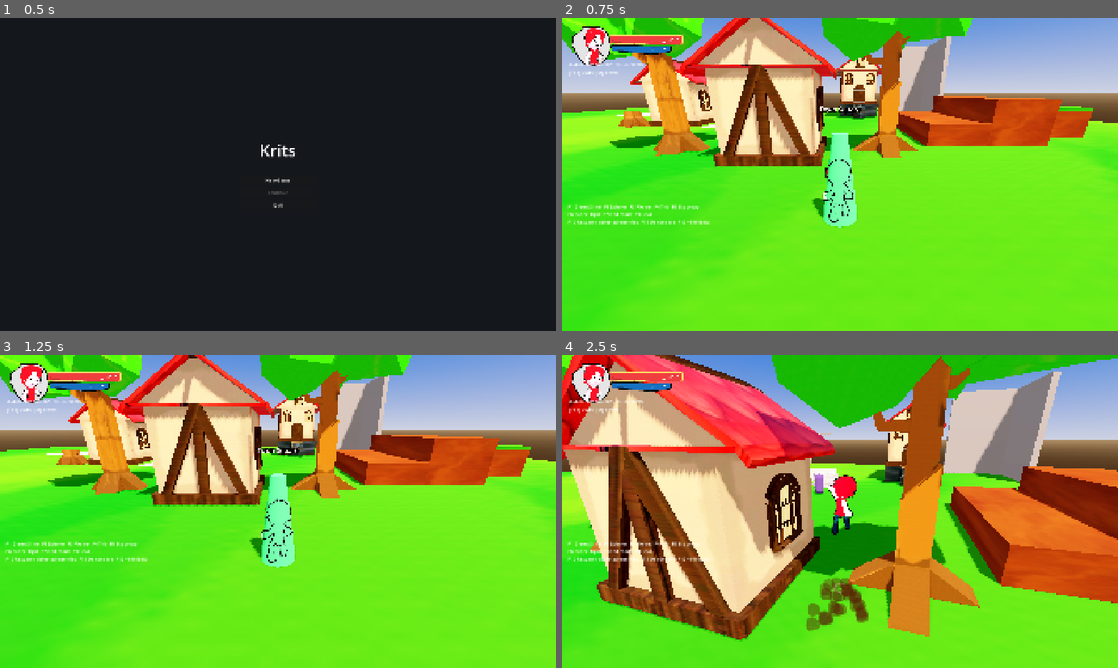
Above: before the commit, frames 1-4 (two rows, left to right).
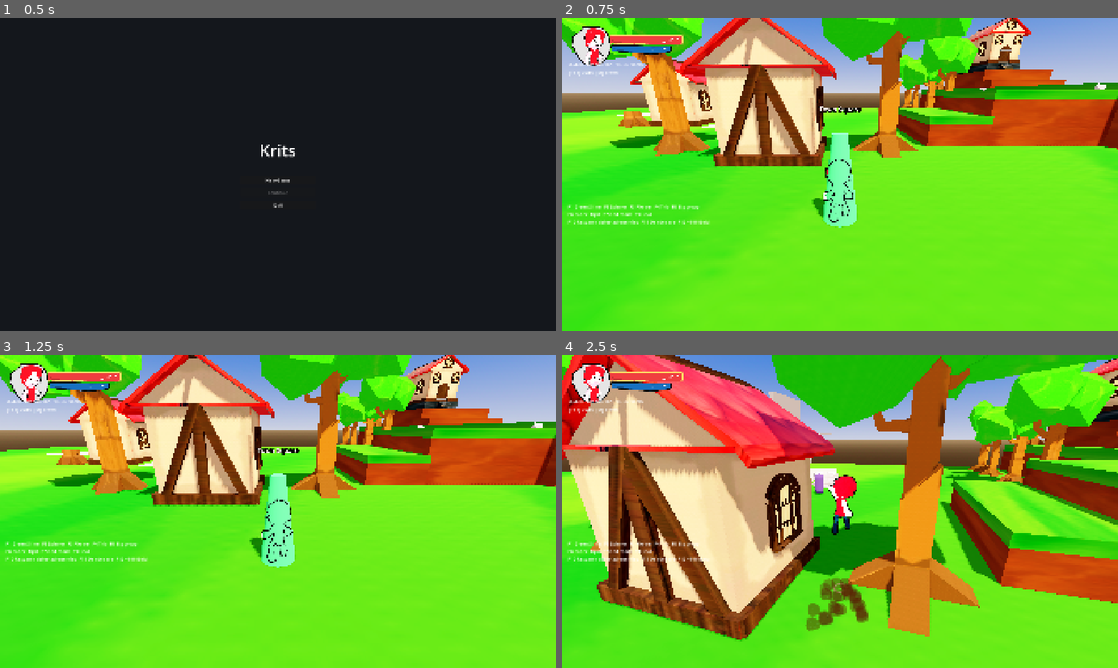
Above: after the commit, the same moments.

Repository: doggoanim/Krits
Game: Godot game, scene res://ui/main_menu.tscn
The game is run twice, just before and just after one commit, with the same random seed, the same clock (stepped at 60 frames per second) and the same inputs.
Inputs (mouse positions are in pixels of both pictures, inside the frame that each line leads up to):
- Up to frame 1 (0.5 s): no input
- Up to frame 2 (0.75 s): click "New Game" at 0.5 s
- Up to frame 3 (1.25 s): no input
- Up to frame 4 (2.5 s): tap Enter at 1.25 s; move the mouse to (867, 511) at 1.27 s; hold Ctrl (crouch_pound) 1.28-2.03 s; hold W (move_forward) from 1.28 s (still down); click (867, 511) at 1.42 s; tap Space (jump) at 1.52, 2.27 s; move the mouse to (812, 511) at 2.02 s; tap E (interact) at 2.1 s

Frame 1 is identical in both runs. In frame 2, 9.1% of the frame differs, in the area x 47-100%, y 0-42%; in frame 3, 9.1%; in frame 4, 16%, in the area x 37-100%, y 1-71%.

Commit message:
a ton of shit

Diff:
--- a/project.godot
+++ b/project.godot
@@ -29,7 +29,7 @@
 
 [editor_plugins]
 
-enabled=PackedStringArray("res://addons/proton_scatter/plugin.cfg", "res://addons/mesh_resize_gizmo/plugin.cfg")
+enabled=PackedStringArray("res://addons/mesh_resize_gizmo/plugin.cfg", "res://addons/proton_scatter/plugin.cfg")
 
 [filesystem]
 
--- a/world/hometown.tscn
+++ b/world/hometown.tscn
@@ -8,9 +8,6 @@
 [ext_resource type="Script" uid="uid://c4mis6pkpkvbk" path="res://world/spawnpoint.gd" id="1_spawn"]
 [ext_resource type="Texture2D" uid="uid://b20u5e8schxwc" path="res://assets/textures/cobblestone_path.jpg" id="2_8ru6n"]
 [ext_resource type="PackedScene" uid="uid://dld5ve85ktgju" path="res://assets/world/lake_chesburg.glb" id="2_l8gsu"]
-[ext_resource type="Script" uid="uid://dt5qsgbm5jvvh" path="res://world/terrain_block.gd" id="4_jq25j"]
-[ext_resource type="Material" path="res://assets/materials/dirt.tres" id="5_n20ul"]
-[ext_resource type="Material" path="res://assets/materials/grass.tres" id="6_iolvd"]
 [ext_resource type="PackedScene" uid="uid://bcrwgpmkdcdkv" path="res://assets/world/rock_1.glb" id="8_cx2cw"]
 [ext_resource type="PackedScene" uid="uid://c18rqgadpyua4" path="res://assets/world/rock_2.glb" id="9_38blh"]
 [ext_resource type="PackedScene" uid="uid://cpqakqbcuurt3" path="res://assets/world/rock_3.glb" id="10_jq25j"]
@@ -18,6 +15,10 @@
 [ext_resource type="PackedScene" uid="uid://3qh41uwbj8kg" path="res://world/water/water.tscn" id="13_8ru6n"]
 [ext_resource type="PackedScene" uid="uid://b7yepay0t2k7j" path="res://assets/world/tree_chesburg_5.glb" id="13_b2jir"]
 [ext_resource type="PackedScene" uid="uid://ivt8hkai4lc4" path="res://assets/world/house_chesburg_1.glb" id="14_6yx7h"]
+[ext_resource type="PackedScene" uid="uid://c43welks1se8g" path="res://assets/world/tree_chesburg_3.glb" id="14_aa14t"]
+[ext_resource type="PackedScene" uid="uid://dwsqlkkxwt0wo" path="res://assets/world/tree_chesburg_4.glb" id="15_256to"]
+[ext_resource type="PackedScene" uid="uid://cysnmjio1ooma" path="res://assets/world/rock_5.glb" id="16_3y8fk"]
+[ext_resource type="PackedScene" uid="uid://ltic5dwj7165" path="res://assets/world/rock_4.glb" id="17_lybmh"]
 [ext_resource type="PackedScene" uid="uid://chhgtlftglyvi" path="res://assets/world/house_chesburg_2.glb" id="17_qxovf"]
 [ext_resource type="Shader" uid="uid://cr440h5lag4q3" path="res://world/water/water.gdshader" id="18_water2_shader"]
 [ext_resource type="Texture2D" uid="uid://dkrydxsdd4k7r" path="res://assets/textures/water.jpg" id="19_water2_tex"]
@@ -44,11 +45,14 @@
 [sub_resource type="PlaneMesh" id="PlaneMesh_8ru6n"]
 size = Vector2(21.015, 6.185)
 
-[sub_resource type="BoxShape3D" id="Shape_PathNS"]
-size = Vector3(4, 0.05, 44)
-
-[sub_resource type="BoxShape3D" id="Shape_PathEW"]
-size = Vector3(44, 0.05, 4)
+[sub_resource type="BoxMesh" id="BoxMesh_bf34x"]
+size = Vector3(10.715, 0.35, 12.595)
+
+[sub_resource type="BoxShape3D" id="BoxShape3D_gka81"]
+size = Vector3(10.715, 0.35, 12.595)
+
+[sub_resource type="BoxShape3D" id="BoxShape3D_70bq6"]
+size = Vector3(10.715, 0.35, 12.595)
 
 [sub_resource type="StandardMaterial3D" id="Mat_HillStep"]
 albedo_color = Color(0.6509804, 0.42745098, 0.11372549, 1)
@@ -58,31 +62,37 @@
 size = Vector3(4, 1.5, 10)
 
 [sub_resource type="BoxShape3D" id="BoxShape3D_jq25j"]
+size = Vector3(4, 1.9360352, 10)
+
+[sub_resource type="BoxMesh" id="BoxMesh_iolvd"]
+size = Vector3(4.0473633, 0.5242285, 10.28019)
+
+[sub_resource type="BoxMesh" id="Mesh_Step2"]
+size = Vector3(8.15181, 3.4977093, 9.263184)
+
+[sub_resource type="BoxShape3D" id="BoxShape3D_3y8fk"]
+size = Vector3(8.15181, 3.5372314, 9.263184)
+
+[sub_resource type="BoxMesh" id="BoxMesh_lybmh"]
+size = Vector3(8.0849, 0.5242285, 9.320946)
+
+[sub_resource type="BoxMesh" id="BoxMesh_jq25j"]
+size = Vector3(14.243564, 3, 38)
+
+[sub_resource type="BoxShape3D" id="BoxShape3D_23sea"]
+size = Vector3(14.243564, 4.0009766, 38)
+
+[sub_resource type="BoxMesh" id="BoxMesh_23sea"]
+size = Vector3(14.243564, 1, 38)
+
+[sub_resource type="BoxShape3D" id="BoxShape3D_n20ul"]
 size = Vector3(4, 1.5, 10)
 
-[sub_resource type="BoxMesh" id="Mesh_Step2"]
-size = Vector3(4, 3, 10)
-
-[sub_resource type="BoxShape3D" id="BoxShape3D_23sea"]
-size = Vector3(4, 3, 10)
-
-[sub_resource type="BoxMesh" id="BoxMesh_bf34x"]
-size = Vector3(10.715, 0.35, 12.595)
-
-[sub_resource type="BoxShape3D" id="BoxShape3D_gka81"]
-size = Vector3(10.715, 0.35, 12.595)
-
-[sub_resource type="BoxShape3D" id="BoxShape3D_70bq6"]
-size = Vector3(10.715, 0.35, 12.595)
-
-[sub_resource type="BoxMesh" id="BoxMesh_aa14t"]
-size = Vector3(4, 2, 4)
-
-[sub_resource type="BoxMesh" id="BoxMesh_256to"]
-size = Vector3(4, 0.3, 4)
-
-[sub_resource type="BoxShape3D" id="BoxShape3D_3y8fk"]
-size = Vector3(4, 2.3, 4)
+[sub_resource type="BoxMesh" id="BoxMesh_n20ul"]
+size = Vector3(12.253815, 3, 10)
+
+[sub_resource type="BoxShape3D" id="BoxShape3D_iolvd"]
+size = Vector3(12.253815, 3, 10)
 
 [sub_resource type="ShaderMaterial" id="ShaderMaterial_qjukg"]
 render_priority = 0
@@ -168,85 +178,114 @@
 material_override = SubResource("StandardMaterial3D_6yx7h")
 mesh = SubResource("PlaneMesh_8ru6n")
 
-[node name="PathNS" type="StaticBody3D" parent="Terrain" unique_id=665892165]
-transform = Transform3D(1, 0, 0, 0, 1, 0, 0, 0, 1, 0, 0.01, 0)
-collision_layer = 129
-
-[node name="Collision" type="CollisionShape3D" parent="Terrain/PathNS" unique_id=971774053]
-shape = SubResource("Shape_PathNS")
-
-[node name="PathEW" type="StaticBody3D" parent="Terrain" unique_id=2008051788]
-transform = Transform3D(1, 0, 0, 0, 1, 0, 0, 0, 1, 0, 0.01, 0)
-collision_layer = 129
-
-[node name="Collision" type="CollisionShape3D" parent="Terrain/PathEW" unique_id=1809330523]
-shape = SubResource("Shape_PathEW")
-
-[node name="Hill" type="Node3D" parent="Terrain" unique_id=993983351]
-
-[node name="Step1" type="StaticBody3D" parent="Terrain/Hill" unique_id=467105897]
+[node name="Path3" type="StaticBody3D" parent="Terrain" unique_id=1494339214]
+transform = Transform3D(-4.371139e-08, 0, -1, 0, 1, 0, 1, 0, -4.371139e-08, 34.70467, 4.0151296, -5.5785627)
+collision_layer = 129
+
+[node name="Mesh" type="MeshInstance3D" parent="Terrain/Path3" unique_id=1473080266]
+transform = Transform3D(1, 0, 0, 0, 1, 0, 0, 0, 1, 0.00048160553, 0, 1.0220757)
+material_override = SubResource("StandardMaterial3D_6yx7h")
+mesh = SubResource("PlaneMesh_8ru6n")
+
+[node name="SLOPE" type="StaticBody3D" parent="Terrain" unique_id=706873338]
+transform = Transform3D(1, 0, 0, 0, 0.7175379, -0.6965196, 0, 0.6965196, 0.7175379, -15.957043, 1.6517792, -36.796364)
+
+[node name="MeshInstance3D" type="MeshInstance3D" parent="Terrain/SLOPE" unique_id=1707694586]
+mesh = SubResource("BoxMesh_bf34x")
+
+[node name="CollisionShape3D" type="CollisionShape3D" parent="Terrain/SLOPE" unique_id=382698887]
+shape = SubResource("BoxShape3D_gka81")
+
+[node name="SLOPE2" type="StaticBody3D" parent="Terrain" unique_id=1264340287]
+transform = Transform3D(1, 0, 0, 0, 0.999347, -0.036133796, 0, 0.036133796, 0.999347, -15.957043, 1.6517792, -36.796364)
+
+[node name="MeshInstance3D" type="MeshInstance3D" parent="Terrain/SLOPE2" unique_id=1197038778]
+transform = Transform3D(1, 0, 0, 0, 1, 0, 0, 0, 1, -1.1604843, 4.194363, -10.870823)
+mesh = SubResource("BoxMesh_bf34x")
+
+[node name="CollisionShape3D" type="CollisionShape3D" parent="Terrain/SLOPE2" unique_id=958427448]
+transform = Transform3D(1, 0, 0, 0, 1, 0, 0, 0, 1, -1.1604843, 4.194363, -10.870823)
+shape = SubResource("BoxShape3D_70bq6")
+
+[node name="Step1" type="StaticBody3D" parent="Terrain" unique_id=467105897]
 transform = Transform3D(1, 0, 0, 0, 1, 0, 0, 0, 1, 13.64595, 0.75, 0)
 collision_layer = 129
 
-[node name="Mesh" type="MeshInstance3D" parent="Terrain/Hill/Step1" unique_id=1670024902]
+[node name="Mesh" type="MeshInstance3D" parent="Terrain/Step1" unique_id=1670024902]
 transform = Transform3D(1, 0, 0, 0, 1, 0, 0, 0, 1, 2.1522923, 0, 0)
 material_override = SubResource("Mat_HillStep")
 mesh = SubResource("Mesh_Step1")
 
-[node name="CollisionShape3D" type="CollisionShape3D" parent="Terrain/Hill/Step1" unique_id=49821174]
-transform = Transform3D(1, 0, 0, 0, 1, 0, 0, 0, 1, 2.1522923, 0, 0)
+[node name="CollisionShape3D" type="CollisionShape3D" parent="Terrain/Step1" unique_id=49821174]
+transform = Transform3D(1, 0, 0, 0, 1, 0, 0, 0, 1, 2.1522923, 0.21801758, 0)
 shape = SubResource("BoxShape3D_jq25j")
 
-[node name="Step2" type="StaticBody3D" parent="Terrain/Hill" unique_id=1560727371]
+[node name="Mesh4" type="MeshInstance3D" parent="Terrain/Step1" unique_id=650264295]
+transform = Transform3D(1, 0, 0, 0, 1, 0, 0, 0, 1, 2.1230335, 0.9310019, -0.072203875)
+material_override = SubResource("Mat_Grass")
+mesh = SubResource("BoxMesh_iolvd")
+
+[node name="Step2" type="StaticBody3D" parent="Terrain" unique_id=1560727371]
 transform = Transform3D(1, 0, 0, 0, 1, 0, 0, 0, 1, 17.64595, 1.5, 0)
 collision_layer = 129
 
-[node name="Mesh" type="MeshInstance3D" parent="Terrain/Hill/Step2" unique_id=1764182827]
+[node name="Mesh" type="MeshInstance3D" parent="Terrain/Step2" unique_id=1764182827]
+transform = Transform3D(1, 0, 0, 0, 1, 0, 0, 0, 1, 4.2032948, 0.24885464, 0.091501)
+material_override = SubResource("Mat_HillStep")
+mesh = SubResource("Mesh_Step2")
+
+[node name="CollisionShape3D" type="CollisionShape3D" parent="Terrain/Step2" unique_id=449657257]
+transform = Transform3D(1, 0, 0, 0, 1, 0, 0, 0, 1, 4.2032948, 0.26861572, 0.091501)
+shape = SubResource("BoxShape3D_3y8fk")
+
+[node name="Mesh3" type="MeshInstance3D" parent="Terrain/Step2" unique_id=956271447]
+transform = Transform3D(1, 0, 0, 0, 1, 0, 0, 0, 1, 4.145855, 1.7621138, 0.07311559)
+material_override = SubResource("Mat_Grass")
+mesh = SubResource("BoxMesh_lybmh")
+
+[node name="Step5" type="StaticBody3D" parent="Terrain" unique_id=1796732452]
+transform = Transform3D(1, 0, 0, 0, 1, 0, 0, 0, 1, 21.64595, 1.5, 0)
+collision_layer = 129
+
+[node name="Mesh" type="MeshInstance3D" parent="Terrain/Step5" unique_id=1618336749]
+transform = Transform3D(1, 0, 0, 0, 1, 0, 0, 0, 1, 11.274075, 0, -13.433002)
+material_override = SubResource("Mat_HillStep")
+mesh = SubResource("BoxMesh_jq25j")
+
+[node name="CollisionShape3D" type="CollisionShape3D" parent="Terrain/Step5" unique_id=273783327]
+transform = Transform3D(1, 0, 0, 0, 1, 0, 0, 0, 1, 11.274075, 0.5004883, -13.433002)
+shape = SubResource("BoxShape3D_23sea")
+
+[node name="Mesh2" type="MeshInstance3D" parent="Terrain/Step5" unique_id=129783174]
+transform = Transform3D(1, 0, 0, 0, 1, 0, 0, 0, 1, 11.274075, 2, -13.433002)
+material_override = SubResource("Mat_Grass")
+mesh = SubResource("BoxMesh_23sea")
+
+[node name="Step3" type="StaticBody3D" parent="Terrain" unique_id=484370805]
+transform = Transform3D(-4.371139e-08, 0, 1, 0, 1, 0, -1, 0, -4.371139e-08, 33.55571, 4.289325, -13)
+collision_layer = 129
+
+[node name="Mesh" type="MeshInstance3D" parent="Terrain/Step3" unique_id=1068675109]
 transform = Transform3D(1, 0, 0, 0, 1, 0, 0, 0, 1, 2.1522923, 0, 0)
 material_override = SubResource("Mat_HillStep")
-mesh = SubResource("Mesh_Step2")
-
-[node name="CollisionShape3D" type="CollisionShape3D" parent="Terrain/Hill/Step2" unique_id=757643369]
+mesh = SubResource("Mesh_Step1")
+
+[node name="CollisionShape3D" type="CollisionShape3D" parent="Terrain/Step3" unique_id=1333029340]
 transform = Transform3D(1, 0, 0, 0, 1, 0, 0, 0, 1, 2.1522923, 0, 0)
-shape = SubResource("BoxShape3D_23sea")
-
-[node name="SLOPE" type="StaticBody3D" parent="Terrain" unique_id=706873338]
-transform = Transform3D(1, 0, 0, 0, 0.7175379, -0.6965196, 0, 0.6965196, 0.7175379, -15.957043, 1.6517792, -36.796364)
-
-[node name="MeshInstance3D" type="MeshInstance3D" parent="Terrain/SLOPE" unique_id=1707694586]
-mesh = SubResource("BoxMesh_bf34x")
-
-[node name="CollisionShape3D" type="CollisionShape3D" parent="Terrain/SLOPE" unique_id=382698887]
-shape = SubResource("BoxShape3D_gka81")
-
-[node name="SLOPE2" type="StaticBody3D" parent="Terrain" unique_id=1264340287]
-transform = Transform3D(1, 0, 0, 0, 0.999347, -0.036133796, 0, 0.036133796, 0.999347, -15.957043, 1.6517792, -36.796364)
-
-[node name="MeshInstance3D" type="MeshInstance3D" parent="Terrain/SLOPE2" unique_id=1197038778]
-transform = Transform3D(1, 0, 0, 0, 1, 0, 0, 0, 1, -1.1604843, 4.194363, -10.870823)
-mesh = SubResource("BoxMesh_bf34x")
-
-[node name="CollisionShape3D" type="CollisionShape3D" parent="Terrain/SLOPE2" unique_id=958427448]
-transform = Transform3D(1, 0, 0, 0, 1, 0, 0, 0, 1, -1.1604843, 4.194363, -10.870823)
-shape = SubResource("BoxShape3D_70bq6")
-
-[node name="StaticBody3D" type="StaticBody3D" parent="Terrain" unique_id=776440607]
-transform = Transform3D(1, 0, 0, 0, 1, 0, 0, 0, 1, 25.245708, 0.008936524, 0)
-script = ExtResource("4_jq25j")
-
-[node name="Dirt" type="MeshInstance3D" parent="Terrain/StaticBody3D" unique_id=1850642042]
-transform = Transform3D(1, 0, 0, 0, 1, 0, 0, 0, 1, 0, 1, 0)
-material_override = ExtResource("5_n20ul")
-mesh = SubResource("BoxMesh_aa14t")
-
-[node name="Grass" type="MeshInstance3D" parent="Terrain/StaticBody3D" unique_id=893305111]
-transform = Transform3D(1, 0, 0, 0, 1, 0, 0, 0, 1, 0, 2.15, 0)
-material_override = ExtResource("6_iolvd")
-mesh = SubResource("BoxMesh_256to")
-
-[node name="Collision" type="CollisionShape3D" parent="Terrain/StaticBody3D" unique_id=533552523]
-transform = Transform3D(1, 0, 0, 0, 1, 0, 0, 0, 1, 0, 1.15, 0)
-shape = SubResource("BoxShape3D_3y8fk")
+shape = SubResource("BoxShape3D_n20ul")
+
+[node name="Step4" type="StaticBody3D" parent="Terrain" unique_id=1910765987]
+transform = Transform3D(-4.371139e-08, 0, 1, 0, 1, 0, -1, 0, -4.371139e-08, 33.55571, 5.039325, -17)
+collision_layer = 129
+
+[node name="Mesh" type="MeshInstance3D" parent="Terrain/Step4" unique_id=1160764313]
+transform = Transform3D(1, 0, 0, 0, 1, 0, 0, 0, 1, 6.1522923, 0, 1.1339912)
+material_override = SubResource("Mat_HillStep")
+mesh = SubResource("BoxMesh_n20ul")
+
+[node name="CollisionShape3D" type="CollisionShape3D" parent="Terrain/Step4" unique_id=1560313973]
+transform = Transform3D(1, 0, 0, 0, 1, 0, 0, 0, 1, 6.1522923, 0, 1.1339912)
+shape = SubResource("BoxShape3D_iolvd")
 
 [node name="Buildings" type="Node3D" parent="." unique_id=1303486059]
 
@@ -256,6 +295,15 @@
 [node name="Props" type="Node3D" parent="." unique_id=1770766056]
 
 [node name="Trees" type="Node3D" parent="Props" unique_id=1738221840]
+
+[node name="tree_chesburg_1" parent="Props/Trees" unique_id=1584612525 instance=ExtResource("10_qjukg")]
+transform = Transform3D(1, 0, 0, 0, 1, 0, 0, 0, 1, -1.8948269, 0.035000093, 5.927323)
+
+[node name="tree_chesburg_5" parent="Props/Trees" unique_id=1441782480 instance=ExtResource("13_b2jir")]
+transform = Transform3D(1, 0, 0, 0, 1, 0, 0, 0, 1, 10.85676, 4.7683716e-07, 5.866437)
+
+[node name="tree_stump_2" parent="Props/Trees" unique_id=2068122639 instance=ExtResource("20_jq25j")]
+transform = Transform3D(1, 0, 0, 0, 1, 0, 0, 0, 1, -14.384615, 0, -5.26506)
 
 [node name="Water" parent="Props" unique_id=2126579471 instance=ExtResource("13_8ru6n")]
 transform = Transform3D(1, 0, 0, 0, 1, 0, 0, 0, 1, 5.2104874, 4.1793137, 34.901344)
@@ -273,6 +321,27 @@
 
 [node name="rock_3" parent="Props" unique_id=2115035763 instance=ExtResource("10_jq25j")]
 transform = Transform3D(1, 0, 0, 0, 1, 0, 0, 0, 1, 0.90913105, 0.043483734, 4.8624578)
+
+[node name="tree_chesburg_3" parent="Props" unique_id=538649185 instance=ExtResource("14_aa14t")]
+transform = Transform3D(1, 0, 0, 0, 1, 0, 0, 0, 1, 28, 4, -29)
+
+[node name="tree_chesburg_4" parent="Props" unique_id=1514547173 instance=ExtResource("15_256to")]
+transform = Transform3D(0.49999997, 0, 0.86602545, 0, 1, 0, -0.86602545, 0, 0.49999997, 22, 0, -29)
+
+[node name="tree_chesburg_5" parent="Props" unique_id=1693697992 instance=ExtResource("13_b2jir")]
+transform = Transform3D(0.80999994, 0, 0, 0, 0.8, 0, 0, 0, 0.80999994, 22, 0, -24)
+
+[node name="tree_chesburg_1" parent="Props" unique_id=1483444084 instance=ExtResource("10_qjukg")]
+transform = Transform3D(1, 0, 0, 0, 0.9, 0, 0, 0, 1, 22, 0, -17)
+
+[node name="tree_chesburg_6" parent="Props" unique_id=1406722410 instance=ExtResource("14_aa14t")]
+transform = Transform3D(1, 0, 0, 0, 1, 0, 0, 0, 1, 22, 0, -11)
+
+[node name="rock_5" parent="Props" unique_id=201820813 instance=ExtResource("16_3y8fk")]
+transform = Transform3D(1, 0, 0, 0, 1, 0, 0, 0, 1, 25, 3.586278, 4)
+
+[node name="rock_4" parent="Props" unique_id=163732373 instance=ExtResource("17_lybmh")]
+transform = Transform3D(1, 0, 0, 0, 1, 0, 0, 0, 1, 21, 3.586125, -2)
 
 [node name="NPCs" type="Node3D" parent="." unique_id=298095596]
 
@@ -318,6 +387,7 @@
 display_name = "Hilltop"
 
 [node name="Debug" type="Node3D" parent="." unique_id=419982432]
+transform = Transform3D(1, 0, 0, 0, 1, 0, 0, 0, 1, -31.820147, 0, 0)
 
 [node name="test" type="StaticBody3D" parent="Debug" unique_id=911434677]
 transform = Transform3D(-1, 0, 8.742278e-08, 0, 1, 0, -8.742278e-08, 0, -1, 33.856796, 5.193923, -14.587875)
@@ -351,17 +421,8 @@
 [node name="lake_chesburg" parent="." unique_id=1685882827 instance=ExtResource("2_l8gsu")]
 transform = Transform3D(1, 0, 0, 0, 1, 0, 0, 0, 1, -20.280123, 1.2179992, 28.97976)
 
-[node name="tree_chesburg_1" parent="." unique_id=1584612525 instance=ExtResource("10_qjukg")]
-transform = Transform3D(1, 0, 0, 0, 1, 0, 0, 0, 1, -1.8948269, 0.035000093, 5.927323)
-
-[node name="tree_chesburg_5" parent="." unique_id=1441782480 instance=ExtResource("13_b2jir")]
-transform = Transform3D(1, 0, 0, 0, 1, 0, 0, 0, 1, 10.85676, 4.7683716e-07, 5.866437)
-
-[node name="tree_stump_2" parent="." unique_id=2068122639 instance=ExtResource("20_jq25j")]
-transform = Transform3D(1, 0, 0, 0, 1, 0, 0, 0, 1, -14.384615, 0, -5.26506)
-
 [node name="well" parent="." unique_id=1061802426 instance=ExtResource("20_38blh")]
 transform = Transform3D(1, 0, 0, 0, 1, 0, 0, 0, 1, 2.4198782, 0.034999855, -9.390406)
 
 [node name="house_chesburg_3" parent="." unique_id=1391076820 instance=ExtResource("24_iolvd")]
-transform = Transform3D(1, 0, 0, 0, 1, 0, 0, 0, 1, 10.666918, 0.035000093, -17.818865)
+transform = Transform3D(1, 0, 0, 0, 1, 0, 0, 0, 1, 34.33178, 5.9844084, -24.818865)
--- a/world/terrain_block.gd
+++ /dev/null
@@ -1,97 +0,0 @@
-@tool
-class_name TerrainBlock
-extends StaticBody3D
-## One resizable terrain chunk: a dirt box with a thin grass cap on top,
-## plus the collision shape that covers both — built from a single `size`,
-## instead of hand-matching a separate grass MeshInstance3D's dimensions to
-## a separate dirt MeshInstance3D's every time a piece of terrain changes
-## shape. Drop this script onto any StaticBody3D (or just add a node and
-## attach it) and it builds/owns its own Dirt, Grass and Collision children —
-## nothing else to wire up by hand.
-##
-## @tool so it rebuilds live in the editor as size/grass_thickness/materials
-## are tweaked in the Inspector, with no need to run the game to preview.
-##
-## Origin is the BOTTOM CENTER of the dirt box (so placing the node is just
-## "put this where the ground should start"), with the grass cap sitting
-## directly on top and the collision shape spanning dirt + grass combined.
-
-## Width (x) / dirt height (y) / depth (z). The grass cap adds
-## grass_thickness on top of this, it isn't part of `size` itself — so
-## resizing a block's footprint or dirt depth never requires touching the
-## grass layer separately.
-@export var size := Vector3(4.0, 2.0, 4.0):
-	set(value):
-		size = value
-		_rebuild()
-
-@export_range(0.01, 2.0, 0.01) var grass_thickness := 0.3:
-	set(value):
-		grass_thickness = value
-		_rebuild()
-
-@export var grass_material: Material = preload("res://assets/materials/grass.tres"):
-	set(value):
-		grass_material = value
-		_rebuild()
-
-@export var dirt_material: Material = preload("res://assets/materials/dirt.tres"):
-	set(value):
-		dirt_material = value
-		_rebuild()
-
-var _dirt_mesh: MeshInstance3D
-var _grass_mesh: MeshInstance3D
-var _collision: CollisionShape3D
-
-func _ready() -> void:
-	_ensure_children()
-	_rebuild()
-
-## Creates the three child nodes once, if they don't already exist (e.g. a
-## freshly-attached script, or a scene instance that already has them from a
-## previous save). Safe to call repeatedly.
-func _ensure_children() -> void:
-	_dirt_mesh = get_node_or_null("Dirt") as MeshInstance3D
-	if _dirt_mesh == null:
-		_dirt_mesh = MeshInstance3D.new()
-		_dirt_mesh.name = &"Dirt"
-		_dirt_mesh.mesh = BoxMesh.new()
-		add_child(_dirt_mesh)
-		if Engine.is_editor_hint():
-			_dirt_mesh.owner = get_tree().edited_scene_root
-
-	_grass_mesh = get_node_or_null("Grass") as MeshInstance3D
-	if _grass_mesh == null:
-		_grass_mesh = MeshInstance3D.new()
-		_grass_mesh.name = &"Grass"
-		_grass_mesh.mesh = BoxMesh.new()
-		add_child(_grass_mesh)
-		if Engine.is_editor_hint():
-			_grass_mesh.owner = get_tree().edited_scene_root
-
-	_collision = get_node_or_null("Collision") as CollisionShape3D
-	if _collision == null:
-		_collision = CollisionShape3D.new()
-		_collision.name = &"Collision"
-		_collision.shape = BoxShape3D.new()
-		add_child(_collision)
-		if Engine.is_editor_hint():
-			_collision.owner = get_tree().edited_scene_root
-
-func _rebuild() -> void:
-	if _dirt_mesh == null:
-		return   ## setters can fire before _ready() while the scene is still loading
-
-	(_dirt_mesh.mesh as BoxMesh).size = size
-	_dirt_mesh.position = Vector3(0.0, size.y * 0.5, 0.0)
-	_dirt_mesh.material_override = dirt_material
-
-	var grass_size := Vector3(size.x, grass_thickness, size.z)
-	(_grass_mesh.mesh as BoxMesh).size = grass_size
-	_grass_mesh.position = Vector3(0.0, size.y + grass_thickness * 0.5, 0.0)
-	_grass_mesh.material_override = grass_material
-
-	var total_height := size.y + grass_thickness
-	(_collision.shape as BoxShape3D).size = Vector3(size.x, total_height, size.z)
-	_collision.position = Vector3(0.0, total_height * 0.5, 0.0)
